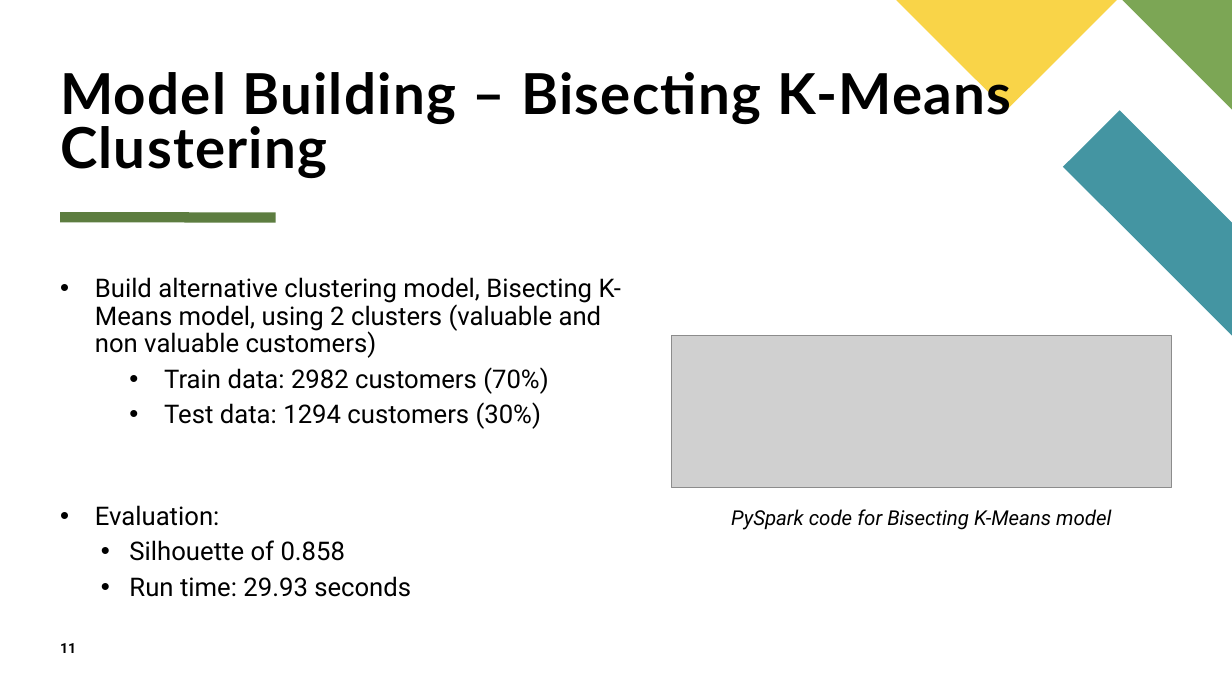
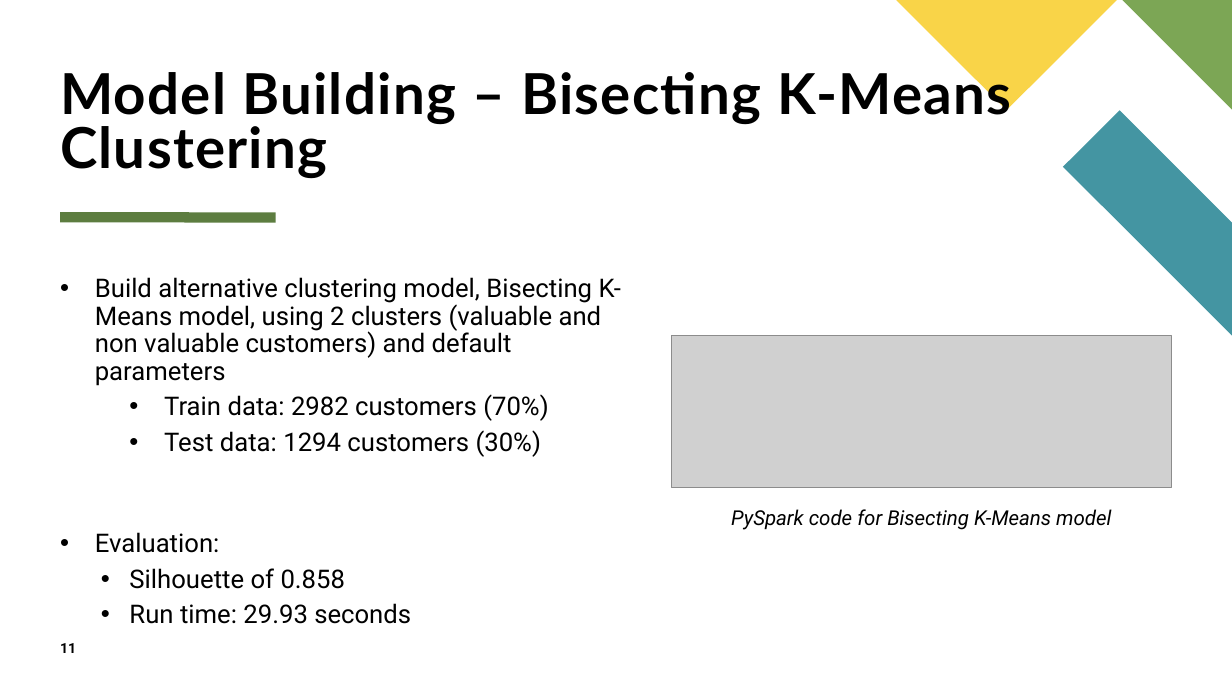
Before and after one commit to kstickmueller/CIS731-finalproject, a slide deck: slide 11 of Determing Customer Valuableness CIS731 Final Project.pptx. Drawn at 1232x693 pixels with LibreOffice and Linux fonts; fonts in the diff are those of the drawing; grey boxes stand for pictures. Boxes give left, top, right and bottom in pixels: in the first picture for what was removed or moved away, otherwise in the second. Text is boxed around its words. In the diff, an @@ line names an element or a change of style, - is before the commit and + after.

```diff
--- a/Determing Customer Valuableness CIS731 Final Project.pptx
+++ b/Determing Customer Valuableness CIS731 Final Project.pptx
@@ text at [95,277,621,386]: text changed @@
-• Build alternative clustering model, Bisecting K-Means model, using 2 clusters (valuable and non valuable customers)
+• Build alternative clustering model, Bisecting K-Means model, using 2 clusters (valuable and non valuable customers) and default parameters
```
Also in this commit, not shown: 9 other slides changed, 1 other file.
